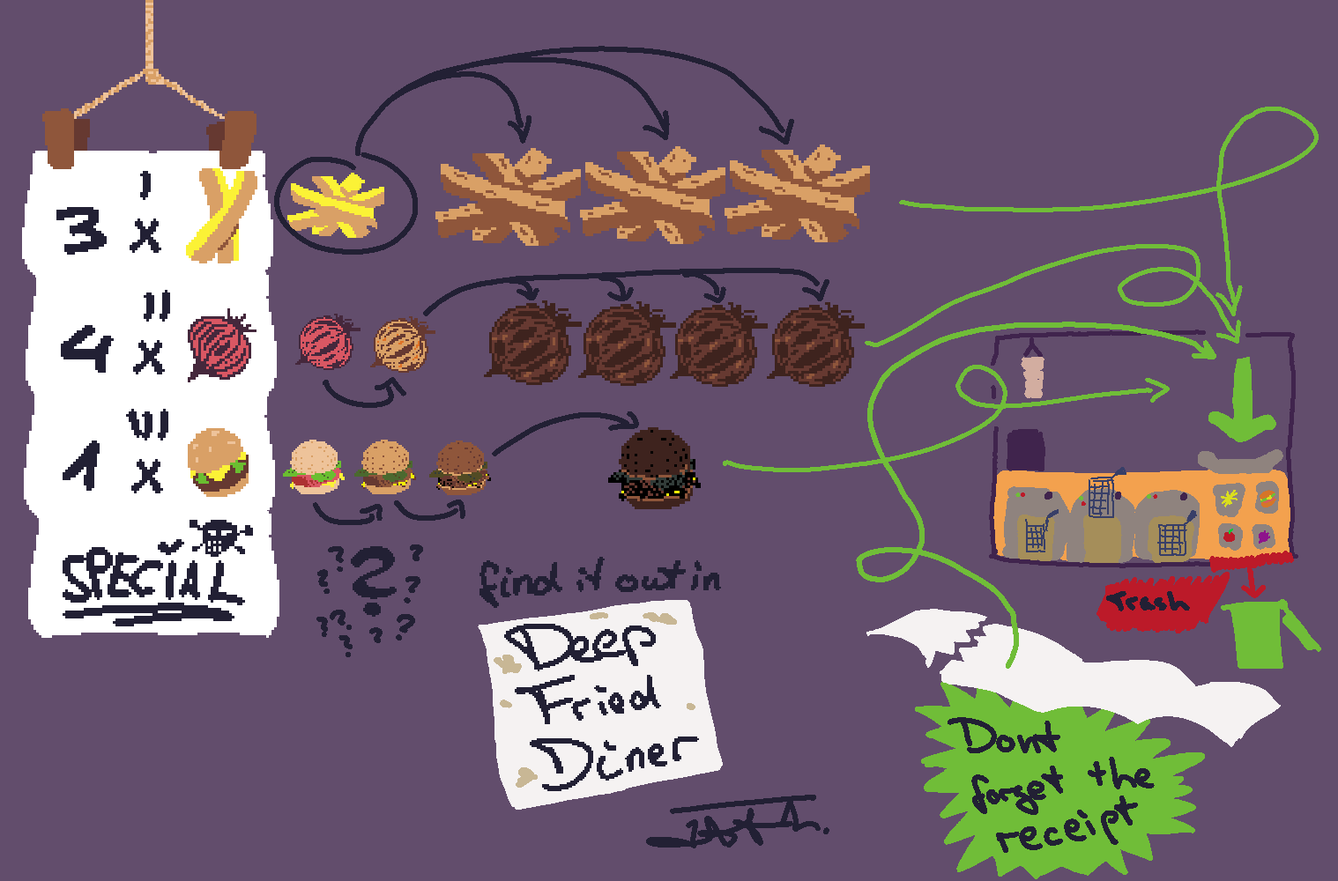
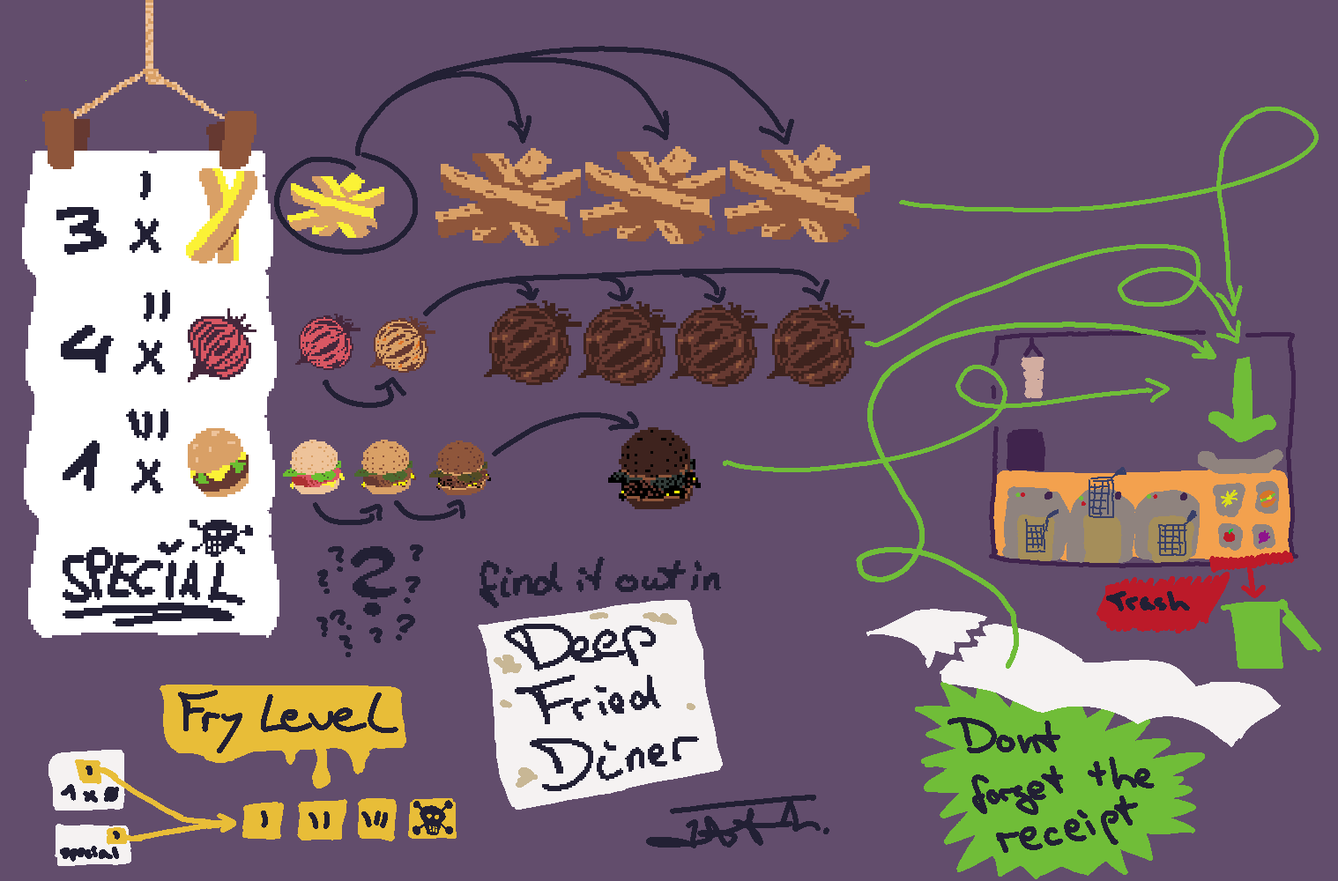
Before/after of a 1338 x 881 layered artwork. What changed in the layer stack:
added layer "Paint Layer 17" above "Paint Layer 15" over [left=169, top=733, right=457, bottom=842]
added layer "Paint Layer 15" above "Paint Layer 16" over [left=25, top=80, right=457, bottom=867]
added layer "Paint Layer 16" above "Paint Layer 13" over [left=126, top=684, right=410, bottom=864]
painted on "Paint Layer 10" over [left=225, top=685, right=457, bottom=842]
painted on "Paint Layer 9" over [left=394, top=687, right=457, bottom=840]
painted on "Paint Layer 11" over [left=451, top=798, right=457, bottom=840]
painted on "Background" over [left=25, top=80, right=457, bottom=867]
